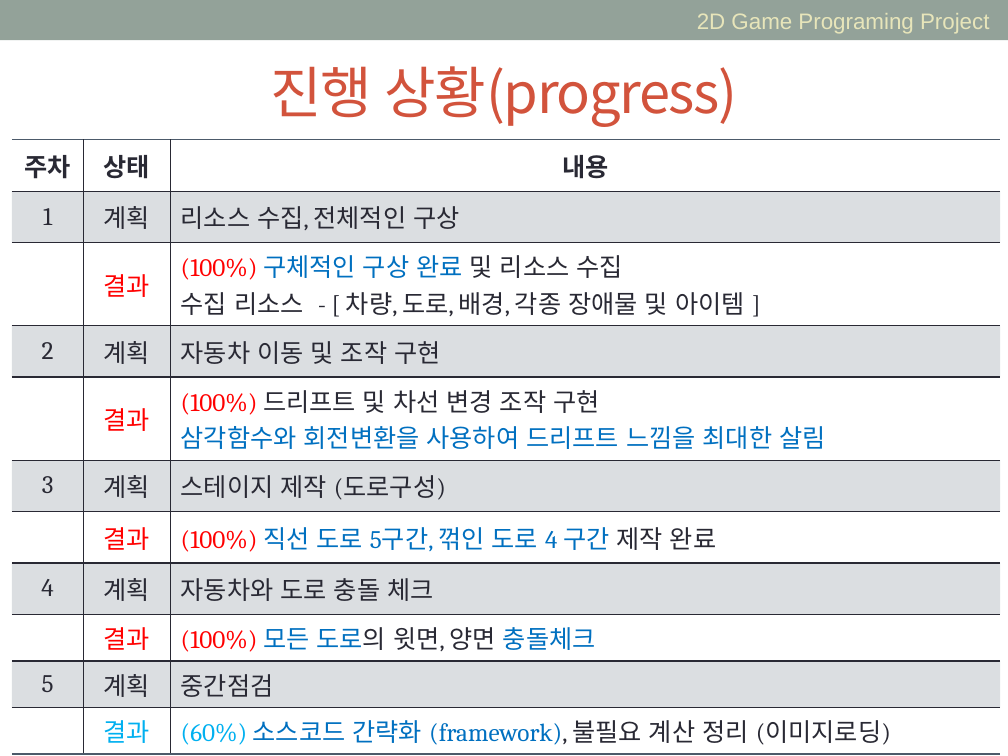
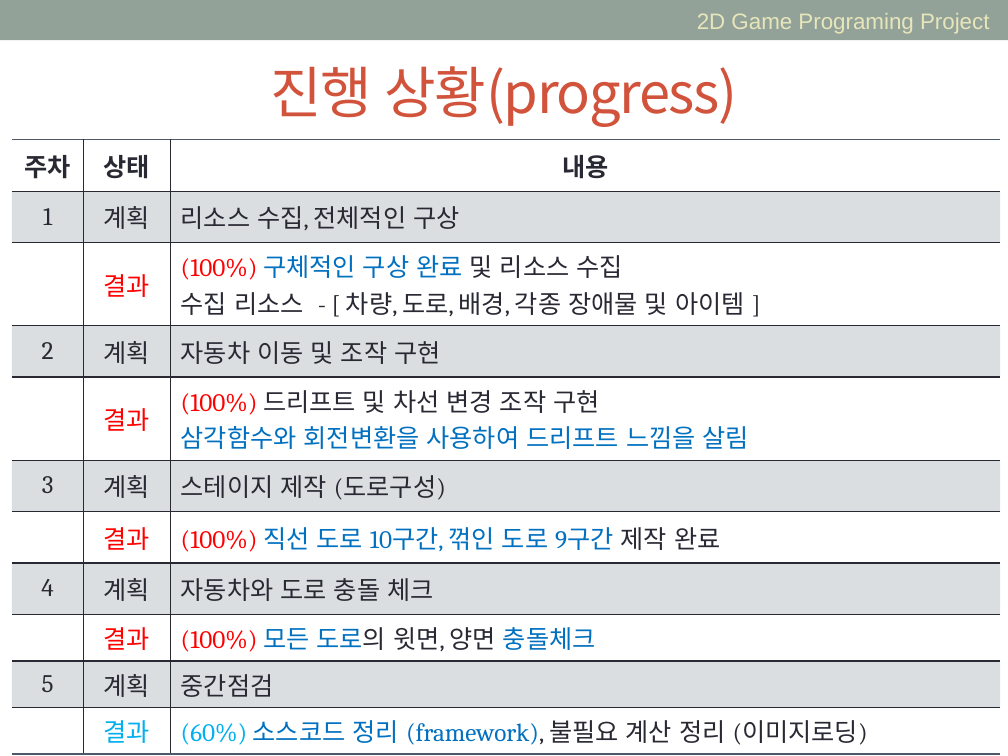
Before and after one commit to art4rtart/Drift, a slide deck: slide 9 of DRIFT2.pptx. Drawn at 1008x756 pixels with LibreOffice and Linux fonts; fonts in the diff are those of the drawing. Boxes give left, top, right and bottom in pixels: in the first picture for what was removed or moved away, otherwise in the second. Text is boxed around its words. In the diff, an @@ line names an element or a change of style, - is before the commit and + after.

```diff
--- a/DRIFT2.pptx
+++ b/DRIFT2.pptx
@@ table at bbox=[12, 140, 1001, 749] @@
-row 5, column 3: (100%) 드리프트 및 차선 변경 조작 구현 / 삼각함수와 회전변환을 사용하여 드리프트 느낌을 최대한 살림
+row 5, column 3: (100%) 드리프트 및 차선 변경 조작 구현 / 삼각함수와 회전변환을 사용하여 드리프트 느낌을 살림
-row 7, column 3: (100%) 직선 도로 5구간, 꺾인 도로 4 구간 제작 완료
+row 7, column 3: (100%) 직선 도로 10구간, 꺾인 도로 9구간 제작 완료
-row 11, column 3: (60%) 소스코드 간략화 (framework), 불필요 계산 정리 (이미지로딩)
+row 11, column 3: (60%) 소스코드 정리 (framework), 불필요 계산 정리 (이미지로딩)
```
Also in this commit, not shown: 5 other slides changed.
